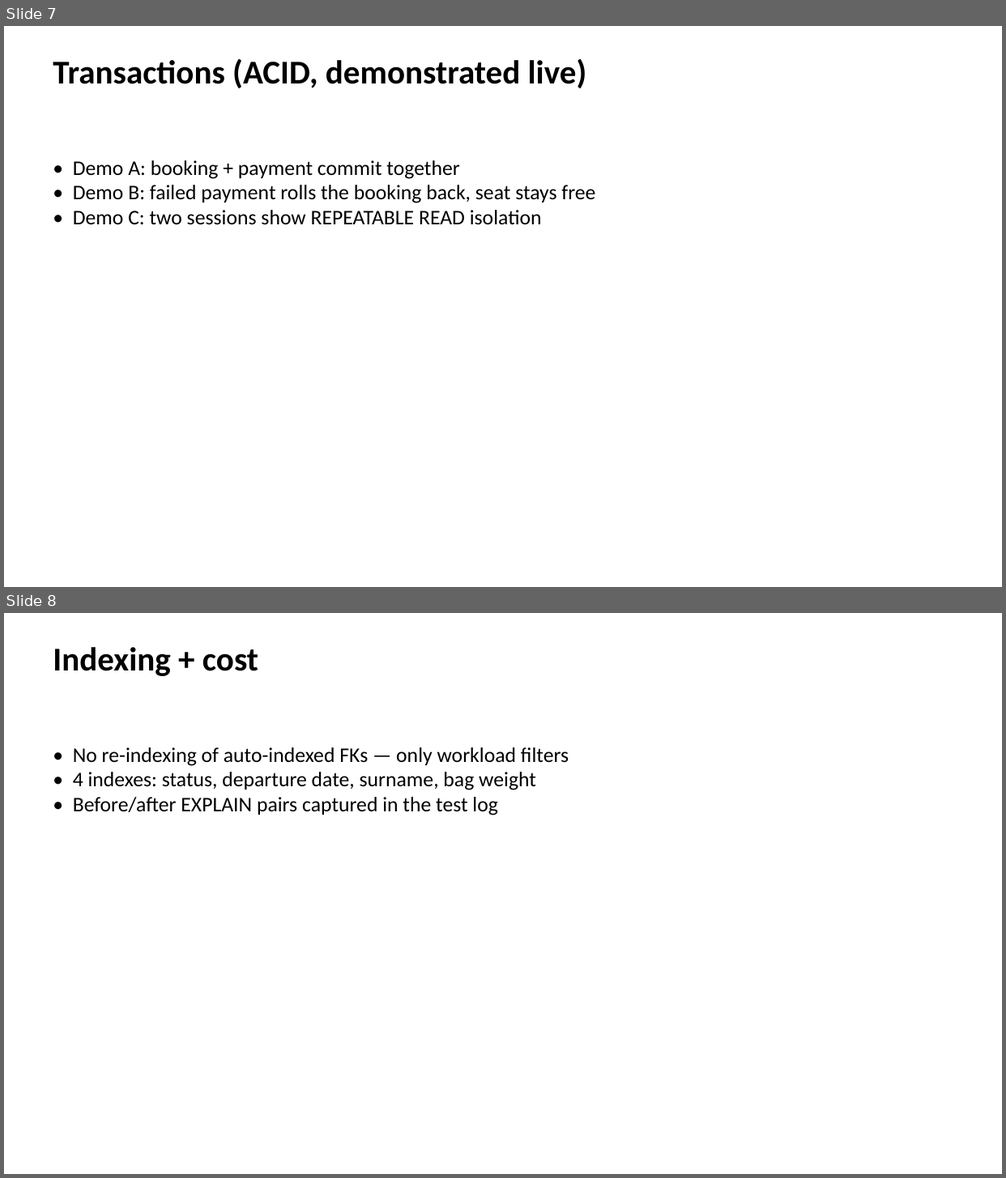
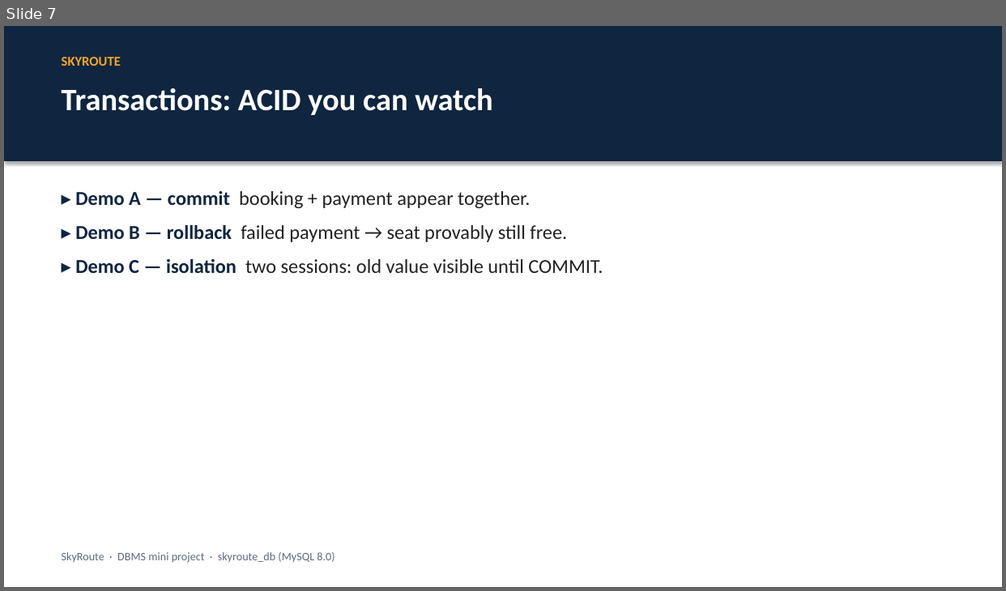
Before and after one commit to Bhaskar-1818/skyroute-dbms-python, a slide deck: dbms/docs/SkyRoute_Slides.pptx. Shown one above the other, each under a label of ours: slides 7 and 8 before the commit, slide 7 after it. The pictures are 1006x1178 and 1006x591 pixels, drawn with LibreOffice and Linux fonts; fonts in the diff are those of the drawing. Boxes give left, top, right and bottom in pixels: in the first picture for what was removed or moved away, otherwise in the second. Text is boxed around its words. In the diff, an @@ line names an element or a change of style, - is before the commit and + after.

```diff
--- a/dbms/docs/SkyRoute_Slides.pptx
+++ b/dbms/docs/SkyRoute_Slides.pptx
@@ slide 8 removed at (4,613,1002,1174), background #FFFFFF @@
@@ text removed at (53,647,258,676) @@
-Indexing + cost
@@ text removed at (73,747,569,815) @@
-• No re-indexing of auto-indexed FKs — only workload filters
-• 4 indexes: status, departure date, surname, bag weight
-• Before/after EXPLAIN pairs captured in the test log
@@ slide 7 changed as well @@
@@ rectangle added at (4,26,1002,161), fill #0F2540 @@
@@ text added at (62,57,121,66), 13 pt, text #F5A623, bold @@
+SKYROUTE
@@ text at (62,88,492,115): text changed; size 32 to 30 pt; text colour #000000 to #FFFFFF @@
-Transactions (ACID, demonstrated live)
+Transactions: ACID you can watch
@@ text at (75,191,603,273): text changed; size 20 to 19 pt; text colour #000000 to #222222 @@
-• Demo A: booking + payment commit together
-• Demo B: failed payment rolls the booking back, seat stays free
-• Demo C: two sessions show REPEATABLE READ isolation
+▸ Demo A — commit booking + payment appear together.
+▸ Demo B — rollback failed payment → seat provably still free.
+▸ Demo C — isolation two sessions: old value visible until COMMIT.
@@ text added at (62,552,334,563), 11 pt, text #5B6B7F @@
+SkyRoute · DBMS mini project · skyroute_db (MySQL 8.0)
```
Also in this commit, not shown: 10 slides added, 9 other slides removed, 16 other files.
